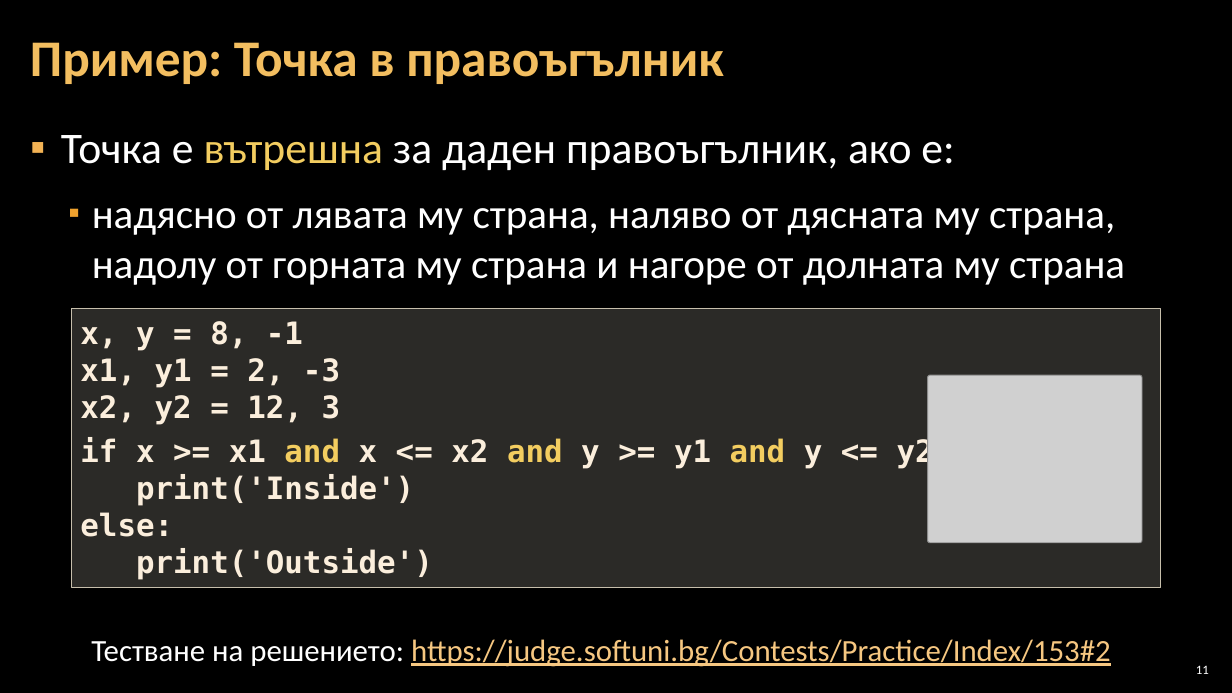
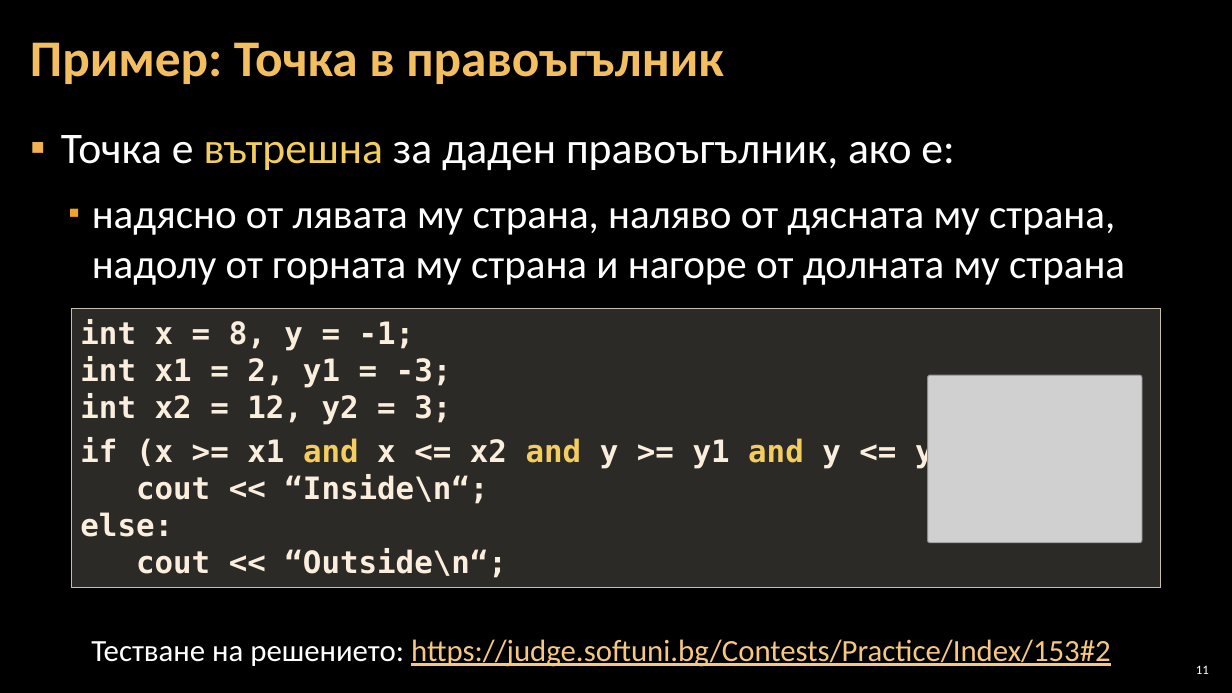
Before and after one commit to Software-University/C-plus-plus, a slide deck: slide 11 of 4. Complex-Conditions/4. Complex-Conditions.pptx. Drawn at 1232x693 pixels with LibreOffice and Linux fonts; fonts in the diff are those of the drawing; grey boxes stand for pictures; background and template pictures are left out. Boxes give left, top, right and bottom in pixels: in the first picture for what was removed or moved away, otherwise in the second. Text is boxed around its words. In the diff, an @@ line names an element or a change of style, - is before the commit and + after.

```diff
--- a/4. Complex-Conditions/4. Complex-Conditions.pptx
+++ b/4. Complex-Conditions/4. Complex-Conditions.pptx
@@ text in rectangle at box(80, 319, 971, 504): text changed @@
-x, y = 8, -1
-x1, y1 = 2, -3
-x2, y2 = 12, 3
-if x >= x1 and x <= x2 and y >= y1 and y <= y2:
-print('Inside')
+int x = 8, y = -1;
+int x1 = 2, y1 = -3;
+int x2 = 12, y2 = 3;
+if (x >= x1 and x <= x2 and y >= y1 and y <= y2)
+cout << “Inside\n“;
@@ text in rectangle at box(136, 548, 507, 578): text changed @@
-print('Outside')
+cout << “Outside\n“;
```
Also in this commit, not shown: 13 other slides changed.
